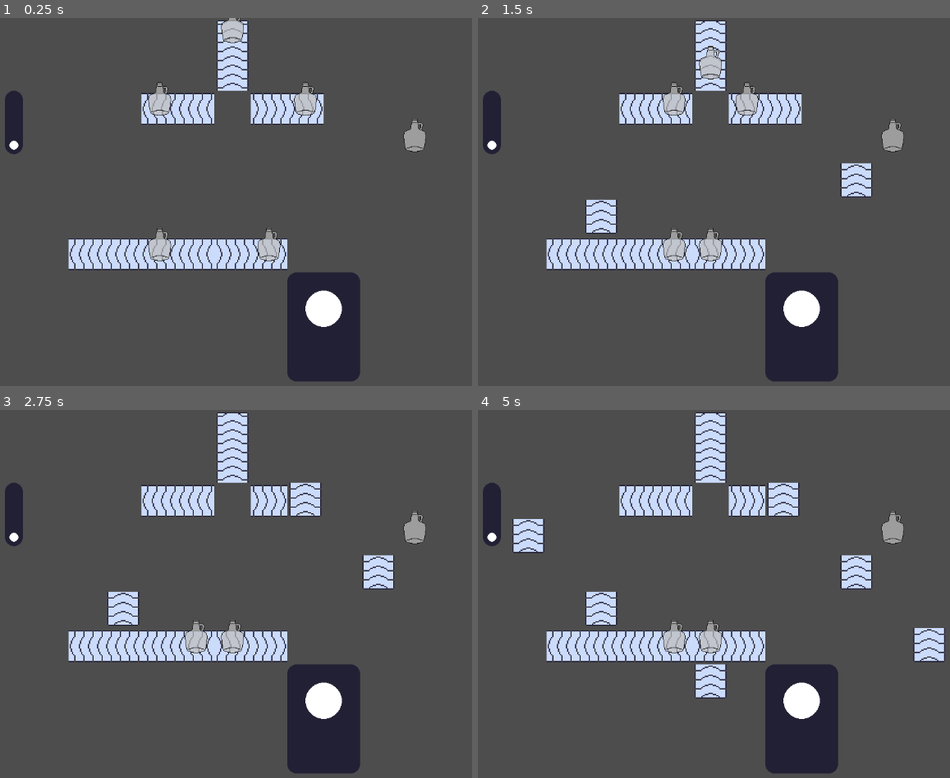
Above: before the commit, frames 1-4 (two rows, left to right).
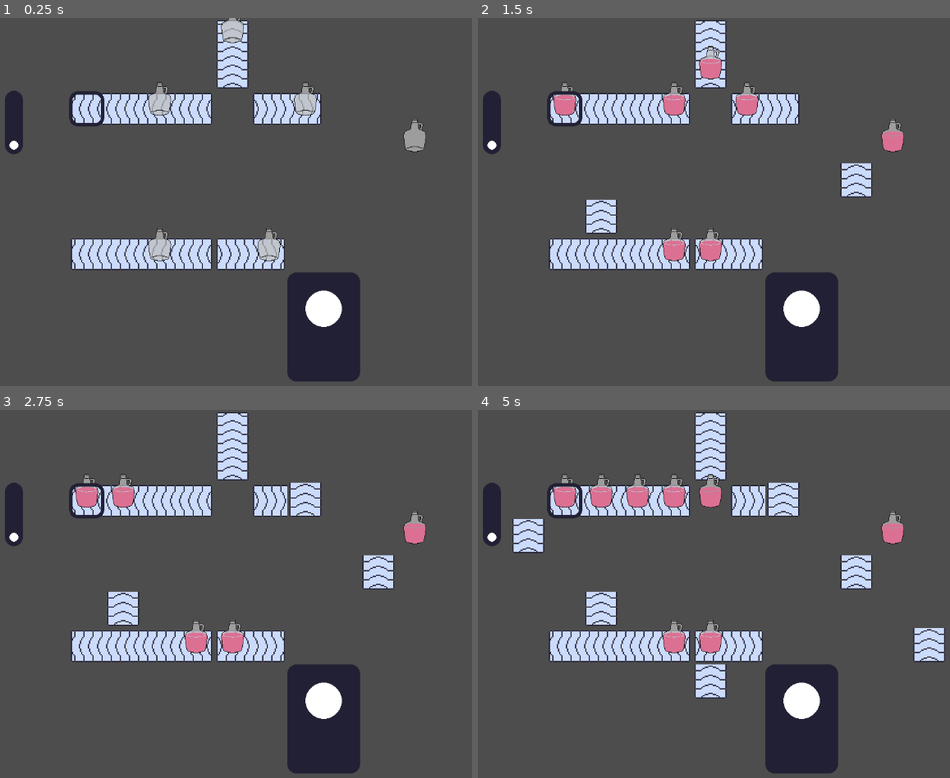
Above: after the commit, the same moments.

Repository: fennylol/juice_time
Game: Godot game, scene res://main.tscn
Same seed, same stepped clock (60 frames per second), same inputs: the game is played once before the commit and once after it.
Inputs (mouse positions are in pixels of both pictures, inside the frame that each line leads up to):
- Up to frame 1 (0.25 s): no input
- Up to frame 2 (1.5 s): tap Enter at 0.5 s; move the mouse to (874, 183) at 0.52 s; click (874, 183) at 0.6 s; tap Space at 1.25 s; move the mouse to (596, 220) at 1.27 s; click (596, 220) at 1.35 s
- Up to frame 3 (2.75 s): move the mouse to (316, 513) at 2.02 s; click (316, 513) at 2.1 s
- Up to frame 4 (5 s): tap Enter at 2.75, 4.25 s; move the mouse to (695, 667) at 2.77 s; click (695, 667) at 2.85 s; tap Space at 3.5 s; move the mouse to (926, 649) at 3.52 s; click (926, 649) at 3.6 s; move the mouse to (529, 538) at 4.27 s; click (529, 538) at 4.35 s

The runs differ from the first frame. In frame 1, 1.9% of the frame differs, in the area x 14-69%, y 18-69%; in frame 2, 3.2%; in frame 3, 2.5%; in frame 4, 3.4%, in the area x 14-91%, y 17-69%.

Commit message:
color or something

Diff:
--- a/factory/factory_floor.gd
+++ b/factory/factory_floor.gd
@@ -58,6 +58,11 @@
 		"use_direction1": true
 	}
 }
+var GENERATOR_STATE: Dictionary = {
+	Vector2i.ZERO: {
+		"color" : Color.WHITE
+	}
+}
 
 #region UTILITY
 
@@ -73,6 +78,12 @@
 	for pos in filler_poss:
 		TRUCK_AND_FILLERS.erase_cell(0, pos)
 
+	MIXER_STATE.clear()
+	FILLER_STATE.clear()
+	KICKER_STATE.clear()
+	GENERATOR_STATE.clear()
+
+	spawn_bottle_generator()
 	spawn_bottle_filler()
 	spawn_truck()
 
@@ -101,6 +112,12 @@
 			## ELSE, ADD BOTTLE LOCATION AND ARRAY TO "ATTEMPT" ARRAY
 			attempt_array.append(new_attempt)
 
+	## ADD BOTTLE FROM BOTTLE GENERATORS
+	for gen_loc in GENERATOR_STATE.keys():
+		var gen_color = GENERATOR_STATE.get(gen_loc).get("color")
+		var new_attempt = [gen_color, gen_loc]
+		attempt_array.append(new_attempt)
+
 	## CHECK ARRAY FOR DUPLICATES
 	for i in attempt_array.size():
 		var attempti = attempt_array[i]
@@ -118,6 +135,9 @@
 	BOTTLE_TILES.clear()
 	for new_bottle in successful_attempts:
 		BOTTLE_TILES.set_cell(0, new_bottle[POSITION], 0, Vector2.ZERO)
+		BOTTLE_TILES.set_cell(1, new_bottle[POSITION], 0, Vector2(1,0))
+		var cell_data = BOTTLE_TILES.get_cell_tile_data(1, new_bottle[POSITION])
+		cell_data.modulate = new_bottle[COLOR]
 
 	### LATER ###
 
@@ -171,7 +191,15 @@
 #region TRUCKS AND FILLERS
 
 func spawn_bottle_generator():
-	pass
+	var spawn_location = Vector2i(4,2)
+	var generator_color = Color.PALE_VIOLET_RED
+	TRUCK_AND_FILLERS.set_cell(0, spawn_location, 0, Vector2i(2,2))
+	var new_dict_entry = {
+		spawn_location: {
+			"color": generator_color
+		}
+	}
+	GENERATOR_STATE.merge(new_dict_entry)
 
 func spawn_bottle_filler():
 	var spawn_location = Vector2i(2,2)
--- a/factory/factory_floor.tscn
+++ b/factory/factory_floor.tscn
@@ -43,7 +43,7 @@
 rendering_quadrant_size = 4
 collision_animatable = true
 format = 2
-layer_0/tile_data = PackedInt32Array(131078, 0, 0, 131079, 0, 0, 8, 0, 4, 65544, 0, 3, 131082, 0, 6, 131081, 0, 6, 393220, 0, 0, 393221, 0, 0, 393222, 0, 0, 393223, 0, 0, 393225, 0, 6, 393224, 0, 6)
+layer_0/tile_data = PackedInt32Array(131078, 0, 0, 131079, 0, 2, 8, 0, 4, 65544, 0, 5, 131082, 0, 7, 131081, 0, 8, 393220, 0, 1, 393221, 0, 0, 393222, 0, 0, 393223, 0, 2, 393225, 0, 7, 393224, 0, 8, 131077, 0, 0, 131076, 0, 1)
 
 [node name="bottle_tiles" type="TileMap" parent="."]
 tile_set = SubResource("TileSet_u4uko")
